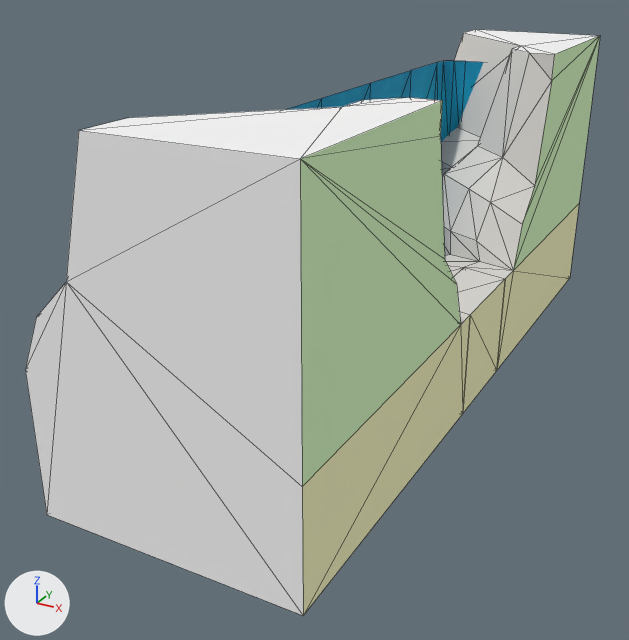
The glTF model assemblies/Cliff_Cave_Entrance_Waterfall_Narrow_Base.glb as it was, and as the next commit left it.
Camera for both pictures: a 50 mm lens placed at (270.0, -935.0, 304.0), pointed at (-100.0, -262.0, -32.0). Arrows for +X, +Y and +Z are at lower left; the lights stay in place. The picture after the commit comes second. Mesh edges are drawn as thin lines. Where no turn or scale is listed for an object, it has been applied to the vertices.

Objects in the first picture: 'Cave_Center_Base_1x1.001', 'Cave_Edge_Esse_Base_3x3.001', 'Cave_Edge_Esse_Base_3x3.003', 'Water_Waterfall_Base_Center_1x1.001', 'Water_Waterfall_Base_Left_1x1.001' and 1 more.
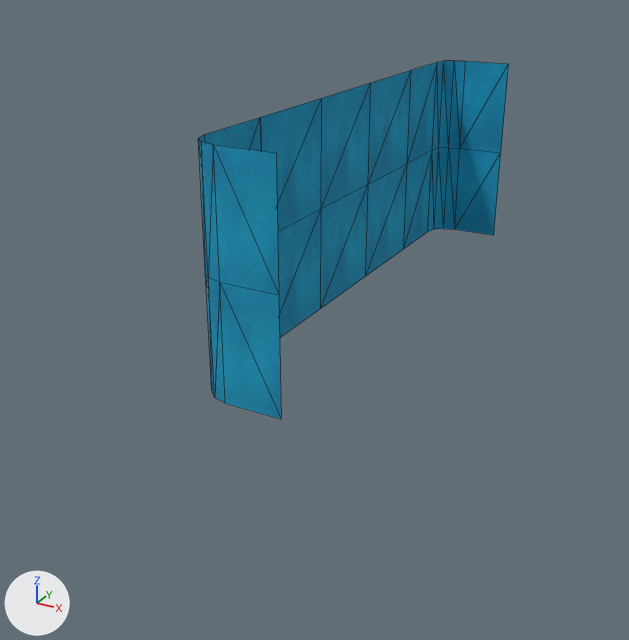
ob_rootnode is not drawn itself; it is the parent of ob_cave_edge_esse_base_3x3_001.

The change, as a diff of the scene's bpy script:
```diff
--- a/assemblies/Cliff_Cave_Entrance_Waterfall_Narrow_Base.glb.py
+++ b/assemblies/Cliff_Cave_Entrance_Waterfall_Narrow_Base.glb.py
@@ ob_rootnode @@
 ob_rootnode = bpy.data.objects.new('RootNode', None)
-ob_rootnode.parent = ob_cave_edge_esse_base_3x3
+ob_rootnode.parent = ob_water_waterfall_base_center_1x1
 ob_rootnode.location = (0.0, 0.0, 0.0)
@@ ob_cave_edge_esse_base_3x3_001 @@
-ob_cave_edge_esse_base_3x3_001 = bpy.data.objects.new('Cave_Edge_Esse_Base_3x3.001', me_object8_006)
-ob_cave_edge_esse_base_3x3_001.parent = ob_rootnode
-ob_cave_edge_esse_base_3x3_001.location = (0.0, 0.0, 0.0)
-ob_cave_edge_esse_base_3x3_001.rotation_euler = (-1.571, 0.0, 0.0)  # degrees (-90, 0, 0)
-ob_cave_edge_esse_base_3x3_001.scale = (100.0, 100.0, 100.0)
@@ ob_cave_center_base_1x1_001 @@
-ob_cave_center_base_1x1_001 = bpy.data.objects.new('Cave_Center_Base_1x1.001', me_object1_010)
-ob_cave_center_base_1x1_001.location = (0.0, -200.0, 0.0)
@@ ob_cave_edge_esse_base_3x3_003 @@
-ob_cave_edge_esse_base_3x3_003 = bpy.data.objects.new('Cave_Edge_Esse_Base_3x3.003', me_object8_006)
-ob_cave_edge_esse_base_3x3_003.parent = ob_rootnode_004
-ob_cave_edge_esse_base_3x3_003.location = (0.0, 0.0, 0.0)
-ob_cave_edge_esse_base_3x3_003.rotation_euler = (-1.571, 0.0, 0.0)  # degrees (-90, 0, 0)
-ob_cave_edge_esse_base_3x3_003.scale = (100.0, 100.0, 100.0)
```

Location of each change, (x1, y1, x2, y2) in pixels of the pictures (629 x 640 px):
'Cave_Edge_Esse_Base_3x3.003', deleted
    before: (25, 98, 470, 615)
    faces in mat_hidden (white #f8f8f8): (25, 98, 442, 615)
    faces in mat_hidden_green (green #dcfdc8): (300, 100, 461, 486)
    faces in mat_hidden_yellow (beige #fcfbc8): (302, 316, 470, 615)
'Cave_Edge_Esse_Base_3x3.001', deleted
    before: (441, 30, 600, 370)
    faces in mat_cliff_face (light grey #e0ddd7): (441, 33, 555, 279)
    faces in mat_hidden_green (green #dcfdc8): (513, 36, 600, 271)
    faces in mat_hidden_yellow (beige #fcfbc8): (497, 204, 579, 370)
    faces in mat_hidden (white #f8f8f8): (464, 30, 598, 54)
'Cave_Center_Base_1x1.001', deleted
    before: (448, 266, 505, 413)
    faces in mat_hidden_yellow (beige #fcfbc8): (463, 280, 505, 413)
    faces in mat_cliff_face (light grey #e0ddd7): (448, 266, 505, 315)
'Water_Waterfall_Base_Right_1x1.001', unchanged, uncovered by the edit
    before: (285, 98, 321, 110)
    after: (198, 98, 321, 419)
'Water_Waterfall_Base_Left_1x1.001', unchanged, uncovered by the edit
    before: (370, 61, 484, 142)
    after: (365, 61, 509, 277)
'Water_Waterfall_Base_Center_1x1.001', unchanged, uncovered by the edit
    before: (321, 83, 370, 108)
    after: (321, 83, 370, 308)
